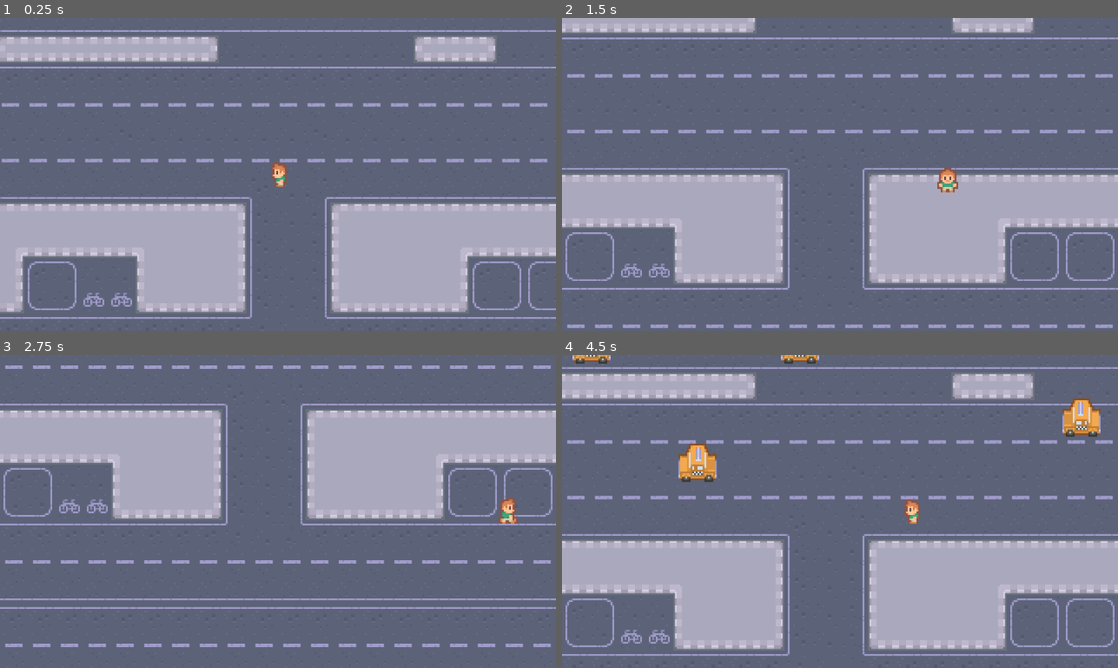
Above: before the commit, frames 1-4 (two rows, left to right).
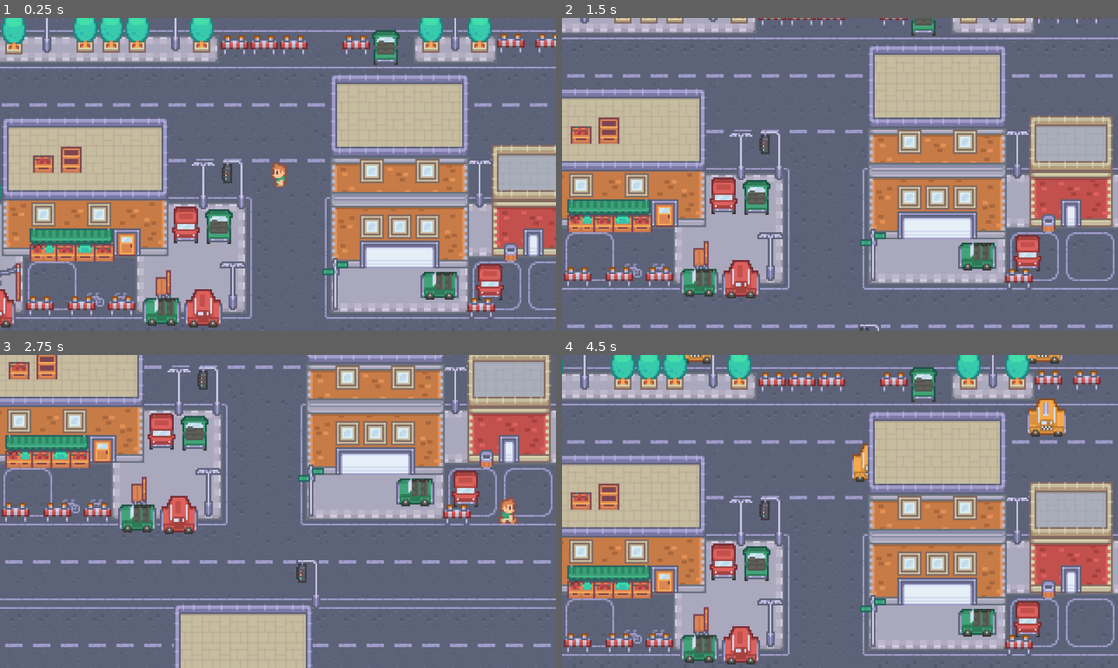
Above: after the commit, the same moments.

Repository: madelainedalangin/frogger
Game: Godot game, scene res://scenes/game.tscn
The game is run twice, just before and just after one commit, with the same random seed, the same clock (stepped at 60 frames per second) and the same inputs.
Inputs:
- Up to frame 1 (0.25 s): no input
- Up to frame 2 (1.5 s): tap Enter at 0.5 s; hold D (right) 0.53-1.28 s; tap Space (spacebar) at 0.6, 1.35 s; hold S (down) from 1.28 s (still down)
- Up to frame 3 (2.75 s): release S (down) at 2.03 s; hold D (right) from 2.03 s (still down); tap Space (spacebar) at 2.1 s
- Up to frame 4 (4.5 s): release D (right) at 2.78 s; hold W (up) 2.78-3.53 s; tap Space (spacebar) at 2.85, 3.6, 4.35 s; hold Left (left) from 3.53 s (still down)

The runs differ from the first frame. In frame 1, 41% of the frame differs, in the area x 0-100%, y 0-99%; in frame 2, 36%; in frame 3, 32%; in frame 4, 42%.

Commit message:
player car collisions, collision layers and added a bunch of stuff

Diff:
--- a/project.godot
+++ b/project.godot
@@ -64,6 +64,14 @@
 ]
 }
 
+[layer_names]
+
+2d_physics/layer_1="Terrain"
+2d_physics/layer_2="Player"
+2d_physics/layer_3="Cars"
+2d_physics/layer_4="Walls"
+2d_physics/layer_5="Buildings"
+
 [rendering]
 
 textures/canvas_textures/default_texture_filter=0
--- a/scenes/car.gd
+++ b/scenes/car.gd
@@ -1,7 +1,7 @@
 extends Area2D
 
 var direction = Vector2.LEFT
-var speed = 1
+var speed = 100
 
 func _ready() -> void:
 	if position.x < 0:
@@ -11,7 +11,7 @@
 # we are checking for overlap so no physics included
 func _process(delta: float) -> void:
 	# updating the position of this area 2D node
-	position += direction * speed
+	position += direction * speed * delta
 
 
 func _on_visible_on_screen_notifier_2d_screen_exited() -> void:
--- a/scenes/car.tscn
+++ b/scenes/car.tscn
@@ -7,14 +7,16 @@
 size = Vector2(23, 14)
 
 [node name="Car" type="Area2D" unique_id=493525916]
+collision_layer = 4
+collision_mask = 2
 script = ExtResource("1_qt2eu")
+
+[node name="CollisionShape2D" type="CollisionShape2D" parent="." unique_id=2014258369]
+position = Vector2(-0.5, 2)
+shape = SubResource("RectangleShape2D_qt2eu")
 
 [node name="Sprite2D" type="Sprite2D" parent="." unique_id=784835328]
 texture = ExtResource("1_c35m8")
-
-[node name="CollisionShape2D" type="CollisionShape2D" parent="Sprite2D" unique_id=2014258369]
-position = Vector2(-0.5, 2)
-shape = SubResource("RectangleShape2D_qt2eu")
 
 [node name="VisibleOnScreenNotifier2D" type="VisibleOnScreenNotifier2D" parent="." unique_id=1231244791]
 rect = Rect2(-11, -10, 22, 20)
--- a/scenes/game.gd
+++ b/scenes/game.gd
@@ -14,3 +14,8 @@
 	var position_marker = $CarStartPosition.get_children().pick_random() as Marker2D
 	car.position = position_marker.position
 	$Objects.add_child(car)
+	car.connect("body_entered", go_to_title)
+
+func go_to_title(body):
+	print(body)
+	print("car collided")
--- a/scenes/game.tscn
+++ b/scenes/game.tscn
@@ -4,6 +4,26 @@
 [ext_resource type="Texture2D" uid="uid://doghmovcgeltw" path="res://graphics/map.png" id="1_yqjtg"]
 [ext_resource type="PackedScene" uid="uid://dghd7rii024ea" path="res://scenes/player.tscn" id="2_yqjtg"]
 [ext_resource type="PackedScene" uid="uid://dqew3weeg73or" path="res://scenes/objects.tscn" id="3_lnu2h"]
+[ext_resource type="Texture2D" uid="uid://c5iy3tuxd0vaw" path="res://graphics/objects/barrier.png" id="5_iywne"]
+[ext_resource type="Texture2D" uid="uid://boj6kq1t4mduj" path="res://graphics/objects/tree potted.png" id="6_kvuet"]
+[ext_resource type="Texture2D" uid="uid://cfe22lwgaf1k2" path="res://graphics/objects/traffic.png" id="7_trtic"]
+[ext_resource type="Texture2D" uid="uid://b778fphjcav0" path="res://graphics/objects/light.png" id="8_ir15t"]
+[ext_resource type="Texture2D" uid="uid://cxutqp0hti8vw" path="res://graphics/objects/bench.png" id="9_ca42v"]
+[ext_resource type="Texture2D" uid="uid://y3ndpd5bhsi3" path="res://graphics/objects/tree2.png" id="10_rysoc"]
+[ext_resource type="Texture2D" uid="uid://d0so81ys3820n" path="res://graphics/objects/tree1.png" id="11_ssvqc"]
+[ext_resource type="Texture2D" uid="uid://b8fq8sgkmu4dx" path="res://graphics/objects/green car.png" id="12_264po"]
+[ext_resource type="Texture2D" uid="uid://beho7qo80tneo" path="res://graphics/objects/bin.png" id="13_1kice"]
+[ext_resource type="Texture2D" uid="uid://cgvtilagem3np" path="res://graphics/objects/red car.png" id="14_e1j6l"]
+[ext_resource type="Texture2D" uid="uid://d0dya2slufckd" path="res://graphics/cars/green.png" id="15_pl11u"]
+[ext_resource type="Texture2D" uid="uid://ocjfhrelwysu" path="res://graphics/cars/red.png" id="16_bhx41"]
+[ext_resource type="Texture2D" uid="uid://73gfa8tjrcik" path="res://graphics/objects/house3.png" id="17_qnb83"]
+[ext_resource type="Texture2D" uid="uid://dxciltwc3sgll" path="res://graphics/objects/house2.png" id="18_sww3w"]
+[ext_resource type="Texture2D" uid="uid://d1h0ksxlju0ou" path="res://graphics/objects/house1.png" id="19_suyxu"]
+[ext_resource type="Texture2D" uid="uid://cuqeolw7yvunc" path="res://graphics/objects/box3.png" id="20_sgl2t"]
+[ext_resource type="Texture2D" uid="uid://y78osdw0bolc" path="res://graphics/objects/box1.png" id="21_qouja"]
+[ext_resource type="Texture2D" uid="uid://cv8cli0ov53f1" path="res://graphics/objects/box2.png" id="22_wljb1"]
+[ext_resource type="Texture2D" uid="uid://b3jchn0artiyt" path="res://graphics/objects/line.png" id="23_v2yb1"]
+[ext_resource type="Texture2D" uid="uid://oqgtp468wc6x" path="res://graphics/objects/sign.png" id="24_js0lu"]
 
 [sub_resource type="RectangleShape2D" id="RectangleShape2D_lbhrr"]
 size = Vector2(20, 754.5)
@@ -16,6 +36,9 @@
 
 [sub_resource type="RectangleShape2D" id="RectangleShape2D_u5sy4"]
 size = Vector2(419, 20)
+
+[sub_resource type="RectangleShape2D" id="RectangleShape2D_gee14"]
+size = Vector2(16, 4)
 
 [node name="Game" type="Node2D" unique_id=106856770]
 script = ExtResource("1_lbhrr")
@@ -28,6 +51,8 @@
 metadata/_edit_lock_ = true
 
 [node name="StaticBody2D" type="StaticBody2D" parent="Borders" unique_id=1876188999]
+collision_layer = 8
+collision_mask = 0
 metadata/_edit_lock_ = true
 
 [node name="LeftBorderLimit" type="CollisionShape2D" parent="Borders/StaticBody2D" unique_id=75429667]
@@ -47,8 +72,11 @@
 shape = SubResource("RectangleShape2D_u5sy4")
 
 [node name="FinishArea2D" type="Area2D" parent="Borders" unique_id=1399288206]
+collision_layer = 0
+collision_mask = 2
 
 [node name="CollisionPolygon2D" type="CollisionPolygon2D" parent="Borders/FinishArea2D" unique_id=2019999764]
+visible = false
 polygon = PackedVector2Array(-144, -265, -150, -221, -96, -184, 6, -170, 127, -196, 140, -253, 74, -294, 8, -306, -90, -299)
 
 [node name="Timer" type="Node" parent="." unique_id=2125844304]
@@ -57,14 +85,40 @@
 autostart = true
 
 [node name="Objects" type="Node2D" parent="." unique_id=830739753]
+y_sort_enabled = true
 
 [node name="ObjectsMarket" parent="Objects" unique_id=1251257692 instance=ExtResource("3_lnu2h")]
 position = Vector2(-7, -245.00002)
+collision_layer = 16
+collision_mask = 15
 
 [node name="Player" parent="Objects" unique_id=151759964 instance=ExtResource("2_yqjtg")]
 position = Vector2(18, 0)
 
+[node name="Barrier" type="StaticBody2D" parent="Objects" unique_id=243100194]
+position = Vector2(-7, -74)
+metadata/_edit_group_ = true
+
+[node name="Sprite2D" type="Sprite2D" parent="Objects/Barrier" unique_id=526905776]
+texture = ExtResource("5_iywne")
+
+[node name="CollisionShape2D" type="CollisionShape2D" parent="Objects/Barrier" unique_id=326796800]
+shape = SubResource("RectangleShape2D_gee14")
+
+[node name="TreePotted" type="Sprite2D" parent="Objects" unique_id=584716874]
+position = Vector2(-26, -86)
+texture = ExtResource("6_kvuet")
+
+[node name="TreePotted2" type="Sprite2D" parent="Objects" unique_id=1699383559]
+position = Vector2(-134, -85)
+texture = ExtResource("6_kvuet")
+
+[node name="Traffic" type="Sprite2D" parent="Objects" unique_id=1636283593]
+position = Vector2(-7, 6)
+texture = ExtResource("7_trtic")
+
 [node name="CarStartPosition" type="Node2D" parent="." unique_id=1473425059]
+metadata/_edit_lock_ = true
 
 [node name="Marker2D" type="Marker2D" parent="CarStartPosition" unique_id=1721212338]
 position = Vector2(200, -121)
@@ -92,6 +146,462 @@
 
 [node name="Marker2D9" type="Marker2D" parent="CarStartPosition" unique_id=415339896]
 position = Vector2(-201, -96)
+
+[node name="LotsOfStuff" type="Node2D" parent="." unique_id=1821630389]
+y_sort_enabled = true
+position = Vector2(-26, -76)
+
+[node name="Light" type="Sprite2D" parent="." unique_id=880004343]
+position = Vector2(-8, 64)
+texture = ExtResource("8_ir15t")
+
+[node name="Light2" type="Sprite2D" parent="." unique_id=344047228]
+position = Vector2(-25, 6)
+texture = ExtResource("8_ir15t")
+
+[node name="TreePotted" type="Sprite2D" parent="." unique_id=623238517]
+position = Vector2(106, -86)
+texture = ExtResource("6_kvuet")
+
+[node name="TreePotted2" type="Sprite2D" parent="." unique_id=933117059]
+position = Vector2(134, -86)
+texture = ExtResource("6_kvuet")
+
+[node name="Light3" type="Sprite2D" parent="." unique_id=1308586468]
+position = Vector2(120, -85)
+texture = ExtResource("8_ir15t")
+
+[node name="Light4" type="Sprite2D" parent="." unique_id=1601658866]
+position = Vector2(-115, -84)
+texture = ExtResource("8_ir15t")
+
+[node name="Bench" type="Sprite2D" parent="." unique_id=1152874115]
+position = Vector2(-48, 63)
+texture = ExtResource("9_ca42v")
+
+[node name="TreePotted3" type="Sprite2D" parent="." unique_id=431585384]
+position = Vector2(-183, 8)
+texture = ExtResource("6_kvuet")
+
+[node name="Tree2" type="Sprite2D" parent="." unique_id=934220650]
+position = Vector2(-66, 216)
+texture = ExtResource("10_rysoc")
+
+[node name="Tree1" type="Sprite2D" parent="." unique_id=1564752285]
+position = Vector2(-39, 235)
+texture = ExtResource("11_ssvqc")
+
+[node name="Tree3" type="Sprite2D" parent="." unique_id=311830072]
+position = Vector2(-141, 213)
+texture = ExtResource("11_ssvqc")
+
+[node name="Tree4" type="Sprite2D" parent="." unique_id=45397316]
+position = Vector2(-168, 220)
+texture = ExtResource("10_rysoc")
+
+[node name="Tree5" type="Sprite2D" parent="." unique_id=1164057098]
+position = Vector2(-186, 213)
+texture = ExtResource("11_ssvqc")
+
+[node name="Tree6" type="Sprite2D" parent="." unique_id=1251159625]
+position = Vector2(-144, 259)
+texture = ExtResource("11_ssvqc")
+
+[node name="Tree7" type="Sprite2D" parent="." unique_id=441477404]
+position = Vector2(-181, 293)
+texture = ExtResource("10_rysoc")
+
+[node name="Bench2" type="Sprite2D" parent="." unique_id=2037959132]
+position = Vector2(-157, 252)
+texture = ExtResource("9_ca42v")
+
+[node name="Light5" type="Sprite2D" parent="." unique_id=313364694]
+position = Vector2(-157, 229)
+texture = ExtResource("8_ir15t")
+
+[node name="GreenCar" type="Sprite2D" parent="." unique_id=1284025417]
+position = Vector2(-120, 287)
+texture = ExtResource("12_264po")
+
+[node name="Bin" type="Sprite2D" parent="." unique_id=359028689]
+position = Vector2(-147, 233)
+texture = ExtResource("13_1kice")
+
+[node name="Tree8" type="Sprite2D" parent="." unique_id=1455866321]
+position = Vector2(-161, 278)
+texture = ExtResource("10_rysoc")
+
+[node name="Tree9" type="Sprite2D" parent="." unique_id=1764331894]
+position = Vector2(-149, 309)
+texture = ExtResource("11_ssvqc")
+
+[node name="Light6" type="Sprite2D" parent="." unique_id=199698898]
+position = Vector2(-41, -85)
+texture = ExtResource("8_ir15t")
+
+[node name="TreePotted4" type="Sprite2D" parent="." unique_id=475210490]
+position = Vector2(-78, -86)
+texture = ExtResource("6_kvuet")
+
+[node name="TreePotted5" type="Sprite2D" parent="." unique_id=624084166]
+position = Vector2(-93, -86)
+texture = ExtResource("6_kvuet")
+
+[node name="TreePotted6" type="Sprite2D" parent="." unique_id=1446737649]
+position = Vector2(-63, -86)
+texture = ExtResource("6_kvuet")
+
+[node name="RedCar" type="Sprite2D" parent="." unique_id=1920513853]
+position = Vector2(79, -213)
+texture = ExtResource("14_e1j6l")
+
+[node name="GreenCar2" type="Sprite2D" parent="." unique_id=504530512]
+position = Vector2(61, -213)
+texture = ExtResource("12_264po")
+
+[node name="Barrier" type="Sprite2D" parent="." unique_id=1532241607]
+position = Vector2(10, -74)
+texture = ExtResource("5_iywne")
+
+[node name="Barrier2" type="Sprite2D" parent="." unique_id=1301523847]
+position = Vector2(27, -74)
+texture = ExtResource("5_iywne")
+
+[node name="Barrier3" type="Sprite2D" parent="." unique_id=815464102]
+position = Vector2(152, -75)
+texture = ExtResource("5_iywne")
+
+[node name="Barrier4" type="Sprite2D" parent="." unique_id=1899289501]
+position = Vector2(174, -75)
+texture = ExtResource("5_iywne")
+
+[node name="GreenCar3" type="Sprite2D" parent="." unique_id=96805320]
+position = Vector2(80, -73)
+texture = ExtResource("12_264po")
+
+[node name="Green" type="Sprite2D" parent="." unique_id=1178547251]
+position = Vector2(111, 64)
+texture = ExtResource("15_pl11u")
+
+[node name="Green2" type="Sprite2D" parent="." unique_id=1209940596]
+position = Vector2(-49, 79)
+texture = ExtResource("15_pl11u")
+
+[node name="Red" type="Sprite2D" parent="." unique_id=438850278]
+position = Vector2(-25, 77)
+texture = ExtResource("16_bhx41")
+
+[node name="Red2" type="Sprite2D" parent="." unique_id=287218930]
+position = Vector2(-144, 77)
+texture = ExtResource("16_bhx41")
+
+[node name="Green3" type="Sprite2D" parent="." unique_id=350275799]
+position = Vector2(-171, 79)
+texture = ExtResource("15_pl11u")
+
+[node name="House3" type="Sprite2D" parent="." unique_id=1749812782]
+position = Vector2(165, 15)
+texture = ExtResource("17_qnb83")
+
+[node name="Light7" type="Sprite2D" parent="." unique_id=441917585]
+position = Vector2(134, 5)
+texture = ExtResource("8_ir15t")
+
+[node name="Bin2" type="Sprite2D" parent="." unique_id=902505362]
+position = Vector2(152, 45)
+texture = ExtResource("13_1kice")
+
+[node name="RedCar2" type="Sprite2D" parent="." unique_id=1716282102]
+position = Vector2(140, 62)
+texture = ExtResource("14_e1j6l")
+
+[node name="Barrier5" type="Sprite2D" parent="." unique_id=1873816184]
+position = Vector2(135, 77)
+texture = ExtResource("5_iywne")
+
+[node name="House2" type="Sprite2D" parent="." unique_id=1564550207]
+position = Vector2(88, -2)
+texture = ExtResource("18_sww3w")
+
+[node name="House1" type="Sprite2D" parent="." unique_id=801807388]
+position = Vector2(-93, 7)
+texture = ExtResource("19_suyxu")
+
+[node name="TreePotted7" type="Sprite2D" parent="." unique_id=2126660738]
+position = Vector2(-166, 8)
+texture = ExtResource("6_kvuet")
+
+[node name="TreePotted8" type="Sprite2D" parent="." unique_id=1354803481]
+position = Vector2(-148, 8)
+texture = ExtResource("6_kvuet")
+
+[node name="RedCar3" type="Sprite2D" parent="." unique_id=94721221]
+position = Vector2(-35, 29)
+texture = ExtResource("14_e1j6l")
+
+[node name="GreenCar4" type="Sprite2D" parent="." unique_id=1645482353]
+position = Vector2(-16, 30)
+texture = ExtResource("12_264po")
+
+[node name="Barrier6" type="Sprite2D" parent="." unique_id=1760823254]
+position = Vector2(-72, 76)
+texture = ExtResource("5_iywne")
+
+[node name="Barrier7" type="Sprite2D" parent="." unique_id=265237130]
+position = Vector2(-119, 76)
+texture = ExtResource("5_iywne")
+
+[node name="Barrier8" type="Sprite2D" parent="." unique_id=1527977456]
+position = Vector2(-95, 76)
+texture = ExtResource("5_iywne")
+
+[node name="Box3" type="Sprite2D" parent="." unique_id=392472124]
+position = Vector2(-117, 45)
+texture = ExtResource("20_sgl2t")
+
+[node name="Box1" type="Sprite2D" parent="." unique_id=1584887024]
+position = Vector2(-104, 45)
+texture = ExtResource("21_qouja")
+
+[node name="Box2" type="Sprite2D" parent="." unique_id=647352481]
+position = Vector2(-93, 45)
+texture = ExtResource("22_wljb1")
+
+[node name="Box4" type="Sprite2D" parent="." unique_id=1817007125]
+position = Vector2(-82, 45)
+texture = ExtResource("21_qouja")
+
+[node name="Bench3" type="Sprite2D" parent="." unique_id=1100429648]
+position = Vector2(-147, 30)
+texture = ExtResource("9_ca42v")
+
+[node name="Barrier9" type="Sprite2D" parent="." unique_id=991660691]
+position = Vector2(63, -74)
+texture = ExtResource("5_iywne")
+
+[node name="House4" type="Sprite2D" parent="." unique_id=485694594]
+position = Vector2(-165, -224)
+texture = ExtResource("17_qnb83")
+
+[node name="House5" type="Sprite2D" parent="." unique_id=229036122]
+position = Vector2(152, -247)
+texture = ExtResource("18_sww3w")
+
+[node name="Bin3" type="Sprite2D" parent="." unique_id=1703397681]
+position = Vector2(105, -235)
+texture = ExtResource("13_1kice")
+
+[node name="Line" type="Sprite2D" parent="." unique_id=512644702]
+position = Vector2(82, -275)
+texture = ExtResource("23_v2yb1")
+
+[node name="Light8" type="Sprite2D" parent="." unique_id=800815797]
+position = Vector2(70, -244)
+texture = ExtResource("8_ir15t")
+
+[node name="Tree10" type="Sprite2D" parent="." unique_id=384194756]
+position = Vector2(90, -252)
+texture = ExtResource("11_ssvqc")
+
+[node name="Tree11" type="Sprite2D" parent="." unique_id=1866187474]
+position = Vector2(70, -298)
+texture = ExtResource("11_ssvqc")
+
+[node name="Tree12" type="Sprite2D" parent="." unique_id=1508624743]
+position = Vector2(59, -249)
+texture = ExtResource("10_rysoc")
+
+[node name="Sign" type="Sprite2D" parent="." unique_id=1363969968]
+position = Vector2(51, 63)
+texture = ExtResource("24_js0lu")
+
+[node name="Sign2" type="Sprite2D" parent="." unique_id=1337400620]
+position = Vector2(-76, 201)
+texture = ExtResource("24_js0lu")
+
+[node name="Traffic" type="Sprite2D" parent="." unique_id=476447614]
+position = Vector2(50, 117)
+texture = ExtResource("7_trtic")
+
+[node name="TreePotted9" type="Sprite2D" parent="." unique_id=586392470]
+position = Vector2(-180, -151)
+texture = ExtResource("6_kvuet")
+
+[node name="TreePotted10" type="Sprite2D" parent="." unique_id=79130602]
+position = Vector2(-164, -151)
+texture = ExtResource("6_kvuet")
+
+[node name="Light9" type="Sprite2D" parent="." unique_id=446404064]
+position = Vector2(-150, -149)
+texture = ExtResource("8_ir15t")
+
+[node name="TreePotted11" type="Sprite2D" parent="." unique_id=655012052]
+position = Vector2(-135, -151)
+texture = ExtResource("6_kvuet")
+
+[node name="TreePotted12" type="Sprite2D" parent="." unique_id=293554355]
+position = Vector2(-119, -151)
+texture = ExtResource("6_kvuet")
+
+[node name="Bench4" type="Sprite2D" parent="." unique_id=421013999]
+position = Vector2(-73, -244)
+texture = ExtResource("9_ca42v")
+
+[node name="TreePotted13" type="Sprite2D" parent="." unique_id=2074018186]
+position = Vector2(-103, -151)
+texture = ExtResource("6_kvuet")
+
+[node name="TreePotted14" type="Sprite2D" parent="." unique_id=619278265]
+position = Vector2(-87, -151)
+texture = ExtResource("6_kvuet")
+
+[node name="TreePotted15" type="Sprite2D" parent="." unique_id=1518004626]
+position = Vector2(-71, -151)
+texture = ExtResource("6_kvuet")
+
+[node name="Light10" type="Sprite2D" parent="." unique_id=483936693]
+position = Vector2(-54, -150)
+texture = ExtResource("8_ir15t")
+
+[node name="TreePotted16" type="Sprite2D" parent="." unique_id=806512265]
+position = Vector2(-37, -151)
+texture = ExtResource("6_kvuet")
+
+[node name="TreePotted17" type="Sprite2D" parent="." unique_id=1686844015]
+position = Vector2(-22, -151)
+texture = ExtResource("6_kvuet")
+
+[node name="TreePotted18" type="Sprite2D" parent="." unique_id=1851839827]
+position = Vector2(-7, -151)
+texture = ExtResource("6_kvuet")
+
+[node name="TreePotted19" type="Sprite2D" parent="." unique_id=35168025]
+position = Vector2(8, -151)
+texture = ExtResource("6_kvuet")
+
+[node name="TreePotted20" type="Sprite2D" parent="." unique_id=1088228579]
+position = Vector2(23, -151)
+texture = ExtResource("6_kvuet")
+
+[node name="Light11" type="Sprite2D" parent="." unique_id=1565723434]
+position = Vector2(119, -151)
+texture = ExtResource("8_ir15t")
+
+[node name="TreePotted21" type="Sprite2D" parent="." unique_id=443955194]
+position = Vector2(135, -152)
+texture = ExtResource("6_kvuet")
+
+[node name="TreePotted22" type="Sprite2D" parent="." unique_id=1244179301]
+position = Vector2(150, -152)
+texture = ExtResource("6_kvuet")
+
+[node name="TreePotted23" type="Sprite2D" parent="." unique_id=1302274734]
+position = Vector2(165, -152)
+texture = ExtResource("6_kvuet")
+
+[node name="TreePotted24" type="Sprite2D" parent="." unique_id=1814188887]
+position = Vector2(180, -152)
+texture = ExtResource("6_kvuet")
+
+[node name="Tree13" type="Sprite2D" parent="." unique_id=1160595787]
+position = Vector2(-132, -217)
+texture = ExtResource("10_rysoc")
+
+[node name="Tree14" type="Sprite2D" parent="." unique_id=1059191341]
+position = Vector2(-110, -213)
+texture = ExtResource("11_ssvqc")
+
+[node name="Tree15" type="Sprite2D" parent="." unique_id=1955416179]
+position = Vector2(-138, -276)
+texture = ExtResource("11_ssvqc")
+
+[node name="Tree16" type="Sprite2D" parent="." unique_id=2057808044]
+position = Vector2(-90, -223)
+texture = ExtResource("10_rysoc")
+
+[node name="Tree17" type="Sprite2D" parent="." unique_id=144853617]
+position = Vector2(-175, -294)
+texture = ExtResource("11_ssvqc")
+
+[node name="Tree18" type="Sprite2D" parent="." unique_id=628805738]
+position = Vector2(-119, -294)
+texture = ExtResource("11_ssvqc")
+
+[node name="Tree19" type="Sprite2D" parent="." unique_id=1848487075]
+position = Vector2(-77, -304)
+texture = ExtResource("11_ssvqc")
+
+[node name="Line2" type="Sprite2D" parent="." unique_id=406542469]
+position = Vector2(-157, 62)
+texture = ExtResource("23_v2yb1")
+
+[node name="Tree20" type="Sprite2D" parent="." unique_id=76918897]
+position = Vector2(-29, 284)
+texture = ExtResource("11_ssvqc")
+
+[node name="Tree21" type="Sprite2D" parent="." unique_id=609724322]
+position = Vector2(-64, 295)
+texture = ExtResource("11_ssvqc")
+
+[node name="Tree22" type="Sprite2D" parent="." unique_id=2050236804]
+position = Vector2(-57, 256)
+texture = ExtResource("10_rysoc")
+
+[node name="Tree23" type="Sprite2D" parent="." unique_id=449942507]
+position = Vector2(175, 261)
+texture = ExtResource("11_ssvqc")
+
+[node name="Tree24" type="Sprite2D" parent="." unique_id=1052036617]
+position = Vector2(157, 281)
+texture = ExtResource("11_ssvqc")
+
+[node name="Tree25" type="Sprite2D" parent="." unique_id=1844165395]
+position = Vector2(-44, 300)
+texture = ExtResource("10_rysoc")
+
+[node name="House6" type="Sprite2D" parent="." unique_id=851608423]
+position = Vector2(164, 199)
+texture = ExtResource("17_qnb83")
+
+[node name="House7" type="Sprite2D" parent="." unique_id=1315857423]
+position = Vector2(12, 184)
+texture = ExtResource("18_sww3w")
+
+[node name="House8" type="Sprite2D" parent="." unique_id=24455321]
+position = Vector2(117, 199)
+texture = ExtResource("17_qnb83")
+
+[node name="GreenCar5" type="Sprite2D" parent="." unique_id=383456833]
+position = Vector2(83, 218)
+texture = ExtResource("12_264po")
+
+[node name="Line3" type="Sprite2D" parent="." unique_id=792539239]
+position = Vector2(109, 263)
+texture = ExtResource("23_v2yb1")
+
+[node name="Box5" type="Sprite2D" parent="." unique_id=1112554476]
+position = Vector2(42, 237)
+texture = ExtResource("21_qouja")
+
+[node name="Tree26" type="Sprite2D" parent="." unique_id=2068913730]
+position = Vector2(129, 292)
+texture = ExtResource("11_ssvqc")
+
+[node name="Tree27" type="Sprite2D" parent="." unique_id=596518903]
+position = Vector2(141, 227)
+texture = ExtResource("10_rysoc")
+
+[node name="Tree28" type="Sprite2D" parent="." unique_id=1968833976]
+position = Vector2(51, 259)
+texture = ExtResource("10_rysoc")
+
+[node name="Tree29" type="Sprite2D" parent="." unique_id=2004378201]
+position = Vector2(14, 294)
+texture = ExtResource("11_ssvqc")
+
+[node name="Tree30" type="Sprite2D" parent="." unique_id=1590889379]
+position = Vector2(68, 296)
+texture = ExtResource("10_rysoc")
 
 [connection signal="body_entered" from="Borders/FinishArea2D" to="." method="_on_area_2d_body_entered"]
 [connection signal="body_entered" from="Borders/FinishArea2D" to="." method="_on_finish_area_2d_body_entered"]
--- a/scenes/objects.tscn
+++ b/scenes/objects.tscn
@@ -29,6 +29,8 @@
 
 [node name="ObjectsMarket" type="StaticBody2D" unique_id=1134856329]
 scale = Vector2(1.2, 1.2)
+collision_layer = 3
+collision_mask = 3
 
 [node name="House1" type="Sprite2D" parent="." unique_id=565848369]
 texture = ExtResource("1_ra533")
--- a/scenes/player.tscn
+++ b/scenes/player.tscn
@@ -126,6 +126,8 @@
 }]
 
 [node name="Player" type="CharacterBody2D" unique_id=151759964]
+collision_layer = 2
+collision_mask = 29
 script = ExtResource("1_g2els")
 
 [node name="Camera2D" type="Camera2D" parent="." unique_id=1583007354]
@@ -139,6 +141,7 @@
 position_smoothing_speed = 20.0
 
 [node name="CollisionShape2D" type="CollisionShape2D" parent="." unique_id=150923908]
+visible = false
 position = Vector2(0.5, 1.25)
 shape = SubResource("RectangleShape2D_g2els")
 
